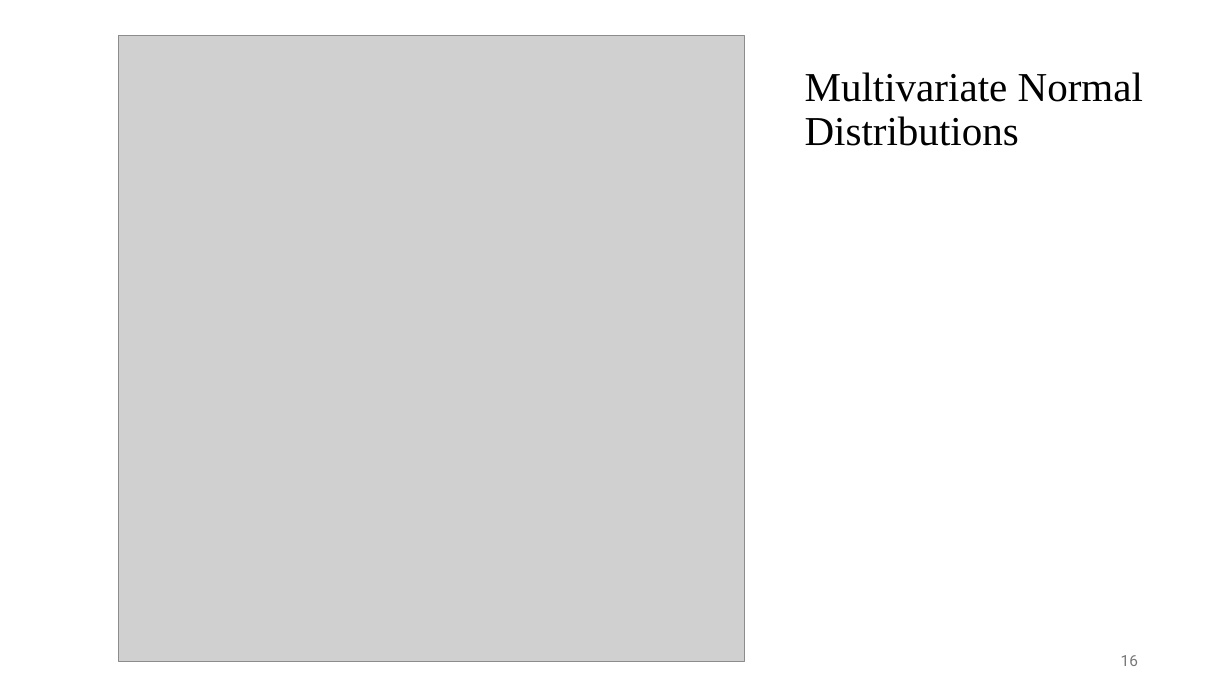
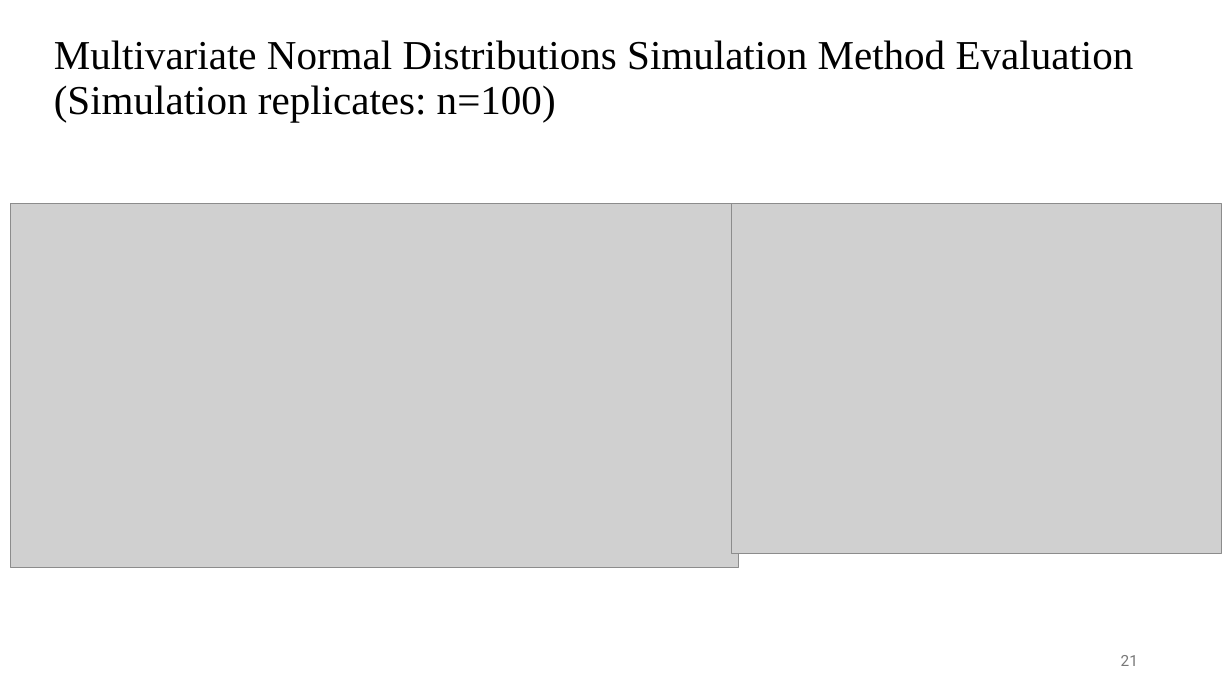
Before and after one commit to UMN-ECP-PMX/ecp8506_26f, a slide deck: slide 21 of wk11/wk11_slides.pptx (slide 16 before the commit). Drawn at 1232x693 pixels with LibreOffice and Linux fonts; fonts in the diff are those of the drawing; grey boxes stand for pictures. Boxes give left, top, right and bottom in pixels: in the first picture for what was removed or moved away, otherwise in the second. Text is boxed around its words. In the diff, an @@ line names an element or a change of style, - is before the commit and + after.

```diff
--- a/wk11/wk11_slides.pptx
+++ b/wk11/wk11_slides.pptx
@@ text added at [54, 40, 1134, 122], 32 pt, text #000000 @@
+Multivariate Normal Distributions Simulation Method Evaluation
+(Simulation replicates: n=100)
@@ title removed at [805, 72, 1143, 146] @@
-Multivariate Normal Distributions
@@ picture: place and size @@
-picture at [118, 36, 744, 662]
+picture at [11, 203, 739, 567]
@@ picture added at [732, 203, 1222, 554] @@
@@ page number at [1121, 655, 1138, 666]: text changed @@
-16
+21
```
Also in this commit, not shown: 12 other slides changed, 10 slides added, 3 slides removed, 3 other files.
